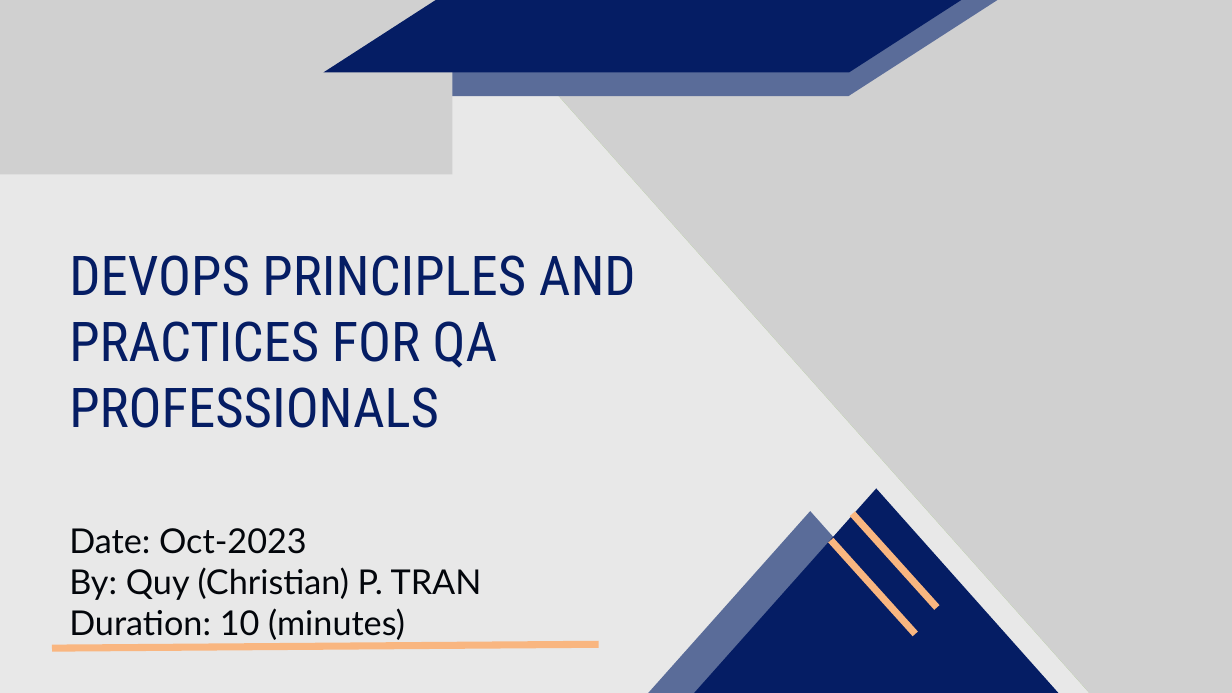
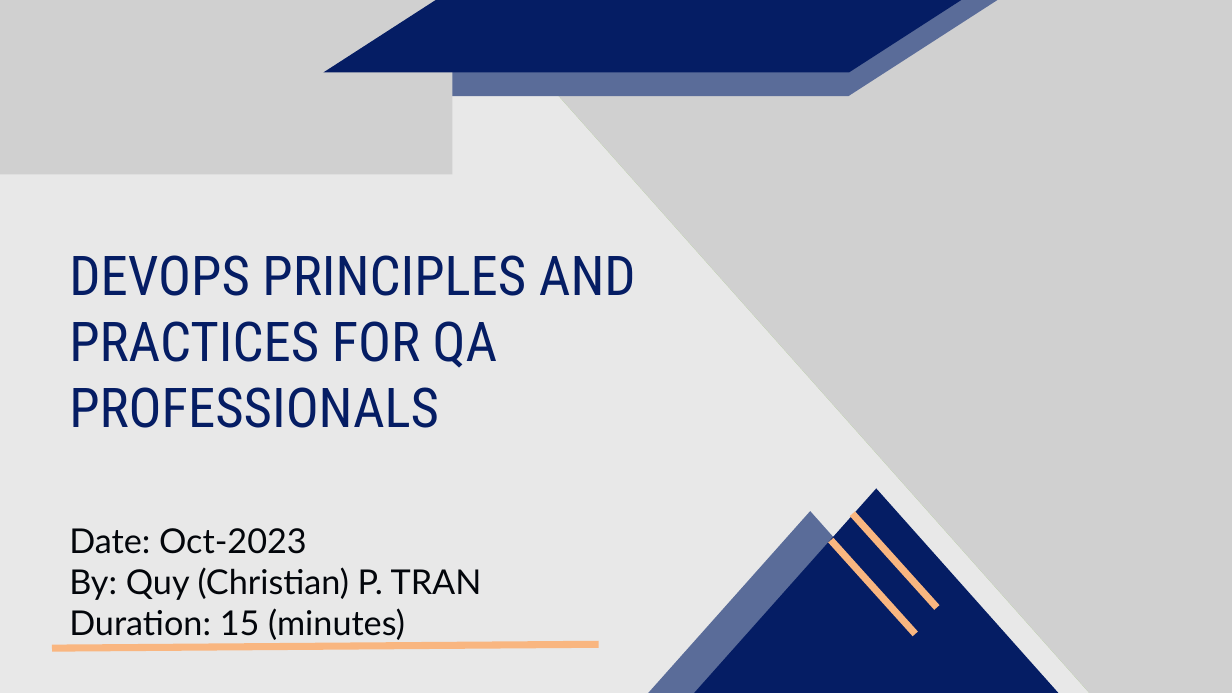
Before and after one commit to tranphuquy19/QA-DevOps-training, a slide deck: slide 1 of DevOps Principles and Practices for QA Professionals.pptx. Drawn at 1232x693 pixels with LibreOffice and Linux fonts; fonts in the diff are those of the drawing; grey boxes stand for pictures. Boxes give left, top, right and bottom in pixels: in the first picture for what was removed or moved away, otherwise in the second. Text is boxed around its words. In the diff, an @@ line names an element or a change of style, - is before the commit and + after.

```diff
--- a/DevOps Principles and Practices for QA Professionals.pptx
+++ b/DevOps Principles and Practices for QA Professionals.pptx
@@ text at (x1=69, y1=608, x2=405, y2=640): text changed @@
-Duration: 10 (minutes)
+Duration: 15 (minutes)
```
Also in this commit, not shown: 1 other slide changed, 28 slides added, 18 other files.
